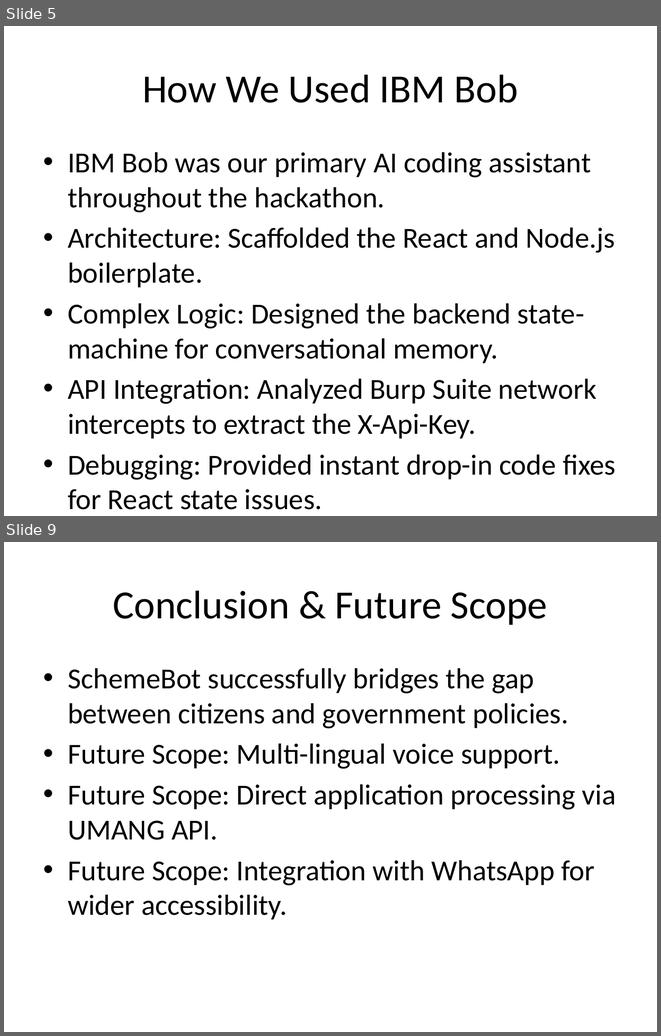
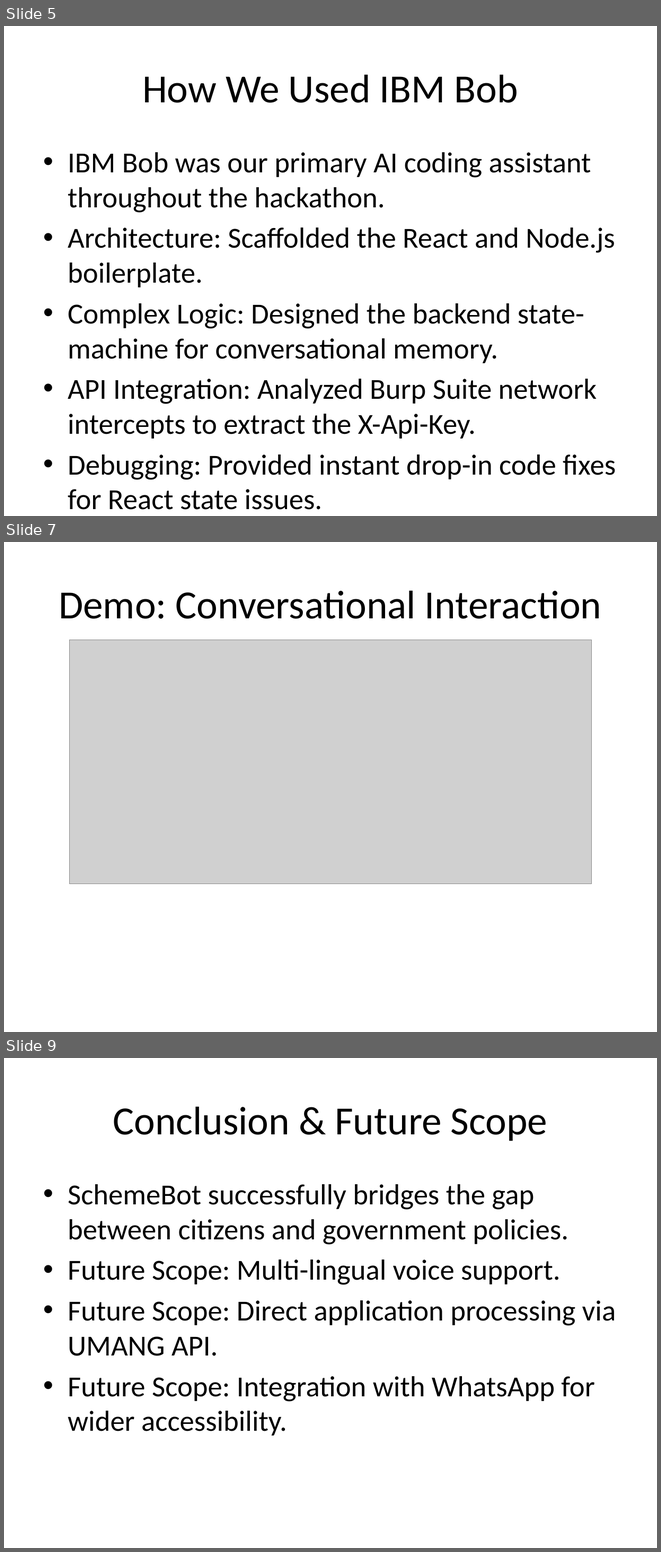
Before and after one commit to shivanshmax-Monster/scheme-assistant, a slide deck: SchemeBot_Presentation.pptx. Shown one above the other, each under a label of ours: slides 5 and 9 before the commit, slides 5, 7 and 9 after it; the slides between them are not shown. The pictures are 661x1036 and 661x1552 pixels, drawn with LibreOffice and Linux fonts; fonts in the diff are those of the drawing; grey boxes stand for pictures. Boxes give left, top, right and bottom in pixels: in the first picture for what was removed or moved away, otherwise in the second. Text is boxed around its words. In the diff, an @@ line names an element or a change of style, - is before the commit and + after.

Commit message:
Update presentation with actual app screenshots

```diff
--- a/SchemeBot_Presentation.pptx
+++ b/SchemeBot_Presentation.pptx
@@ slide 7 added at [4, 542, 657, 1032], background #FFFFFF @@
@@ title added at [59, 590, 601, 619], 44 pt, text #000000 @@
+Demo: Conversational Interaction
@@ picture added at [69, 640, 592, 883] @@
```
Also in this commit, not shown: 2 slides changed, 1 slide removed.
